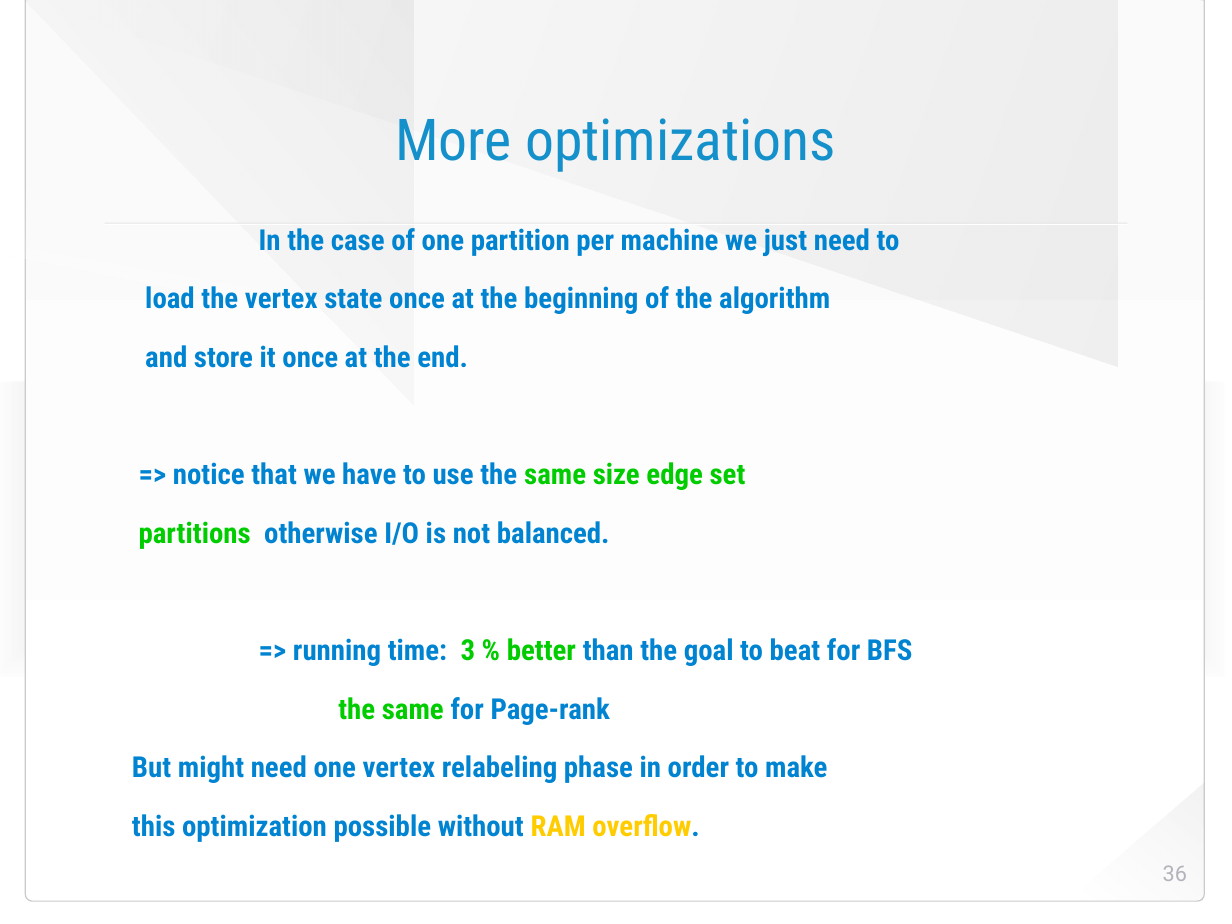
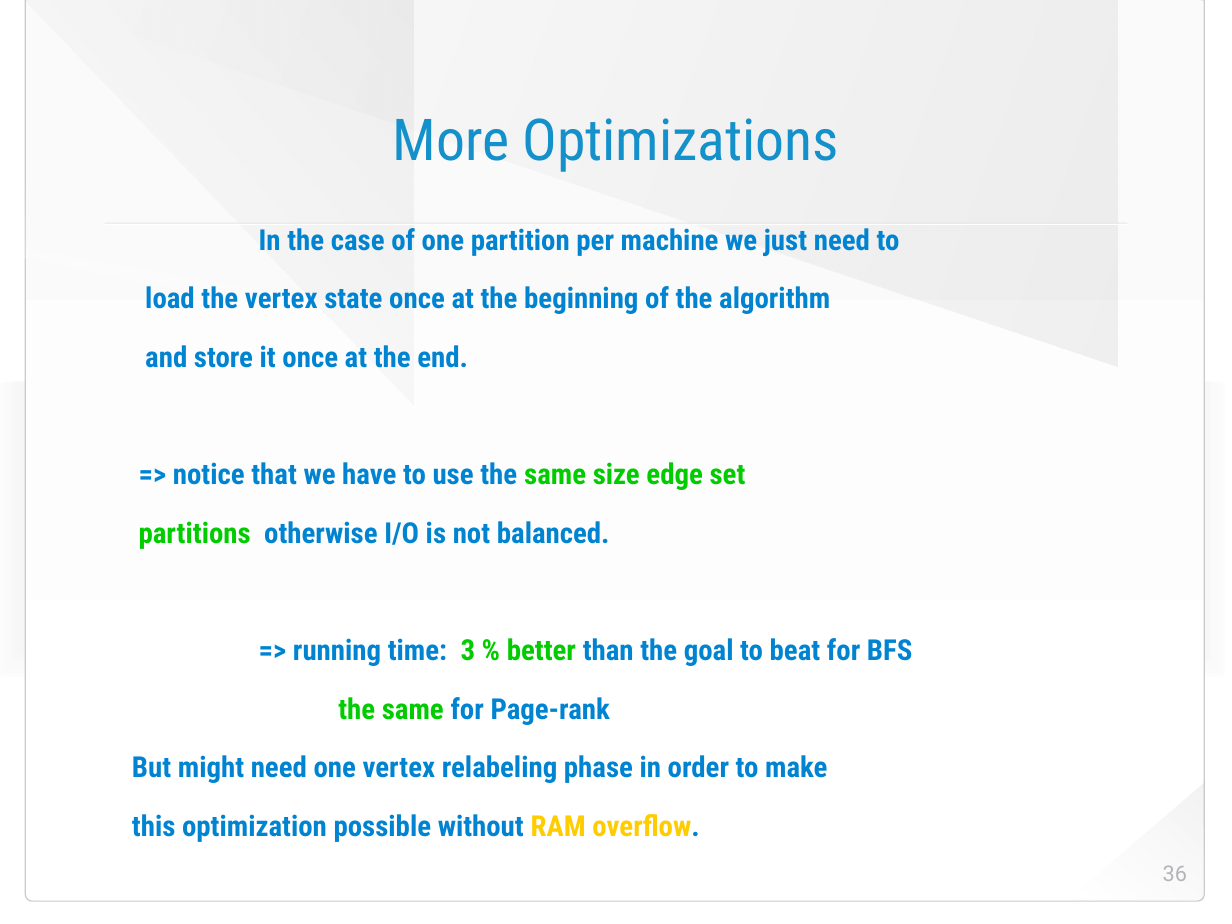
Before and after one commit to HaprianVlad/chaos, a slide deck: slide 36 of presentation.odp. Drawn at 1232x924 pixels with LibreOffice and Linux fonts; fonts in the diff are those of the drawing; background and template pictures are left out. Boxes give left, top, right and bottom in pixels: in the first picture for what was removed or moved away, otherwise in the second. Text is boxed around its words. In the diff, an @@ line names an element or a change of style, - is before the commit and + after.

```diff
--- a/presentation.odp
+++ b/presentation.odp
@@ title at (x1=393, y1=118, x2=838, y2=172): text changed @@
-More optimizations
+More Optimizations
```
Also in this commit, not shown: 2 other slides changed, 1 slide added, 1 other file.
